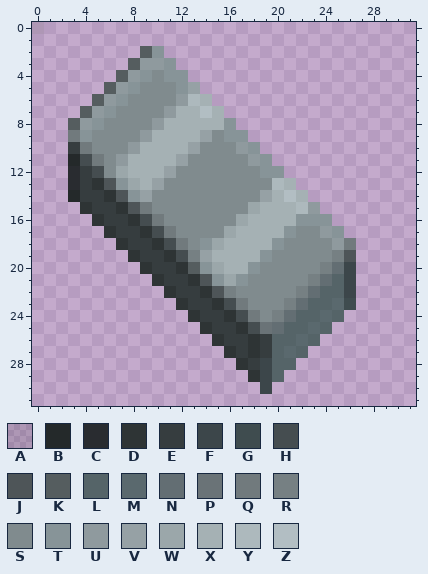
Pixel-art sprite: sprites/items/steel.png. That is the earlier state.
The file is 32x32 pixels. Pixels under 10% opacity are left out. Colours within 5 levels of each other are drawn and written as one.
Palette (. is transparent): A #0000001d  B #24292a  C #292c30  D #2e3435  E #363d3f  F #3c464a  G #3f4c4f  H #454d50  J #4e5558  K #555d5f  L #556468  M #5a696e  N #636e73  P #6a7377  Q #717a7d  R #768083  S #808b8e  T #879498  U #8f9a9e  V #96a1a5  W #9ba7aa  X #a5b1b4  Y #adb9bd  Z #b2bec3
Pixels before, first column x 0:
 0 A..........................
 1 ...........................
 2 .........KT................
 3 ........KUUT...............
 4 .......KUTSTT..............
 5 ......KUTSSSTV.............
 6 .....KUTSSSSUYX............
 7 ....KUTSSSSUXXZX...........
 8 ...KUTSSSSUXXXXXT..........
 9 ...QTSSSSUXXXXVSTT.........
10 ...EQSSSUXXXXVSSSUT........
11 ...BHQSUXXXXVSSSSSUT.......
12 ...CEHSWXXXVSSSSSSSTT......
13 ...CEDJTWXVSSSSSSSSSYX.....
14 ...BEEDJTVSSSSSSSSSVXZX....
15 ....DEEDJQSSSSSSSSWXXXYU...
16 .....DEEDHQSSSSSSWXXXXTTT..
17 ......DEEDHQSSSSWXXXXTSSUT.
18 .......DEEDHQSTWXXXXTSSSSUQ
19 ........DEEDHRVXXXXTSSSSSRJ
20 .........DEEDKTWXXTSSSSSRNF
21 ..........DEEDJTWTSSSSSRNLF
22 ...........DEEDJRSSSSSRNLLF
23 ............DEEDHQSSSRNLLMG
24 .............DEEDHQSRNLLML.
25 ..............DEEDHPNLLML..
26 ...............DEEDELLML...
27 ................DEDELML....
28 .................DEFLL.....
29 ..................DFL......
30 ...................F.......
Now the later version:
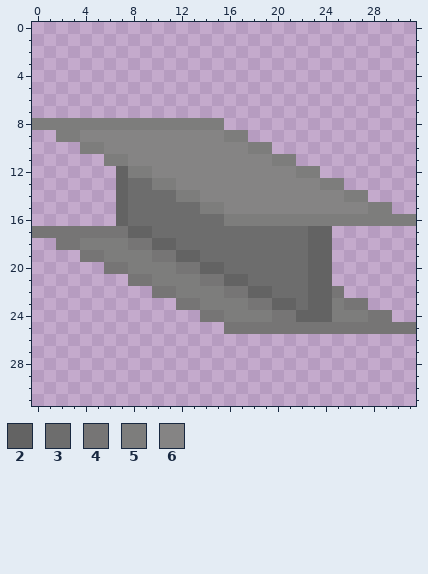
Colours new in this view: 2 #636363  3 #6d6d6d  4 #767575  5 #7d7d7c  6 #858484
What changed:
Changed rows in their new state; - is an unchanged pixel.
first column x 0:
 0 .-------------------------------
 2 ---------..---------------------
 3 --------....--------------------
 4 -------......-------------------
 5 ------........------------------
 6 -----..........-----------------
 7 ----............----------------
 8 5555555555555555.---------------
 9 --5566666666666655--------------
10 ---.5566666666666655------------
11 ---...5566666666666655----------
12 ---....25566666666666655--------
13 ---....2335566666666666655------
14 ---....233335566666666666655----
15 ----...23333335566666666666655--
16 -----..2333333335555555555555555
17 4444444422333333333333322.------
18 --44555544223333333333322..-----
19 ----445555442233333333322..-----
20 ------4455554422333333322..-----
21 --------44555544223333322..-----
22 ----------4455554422333224.-----
23 ------------4455554422322544----
24 -------------.4455554422255544--
25 --------------..4444444444444444
26 ---------------.........--------
27 ----------------.......---------
28 -----------------.....----------
29 ------------------...-----------
30 -------------------.------------
